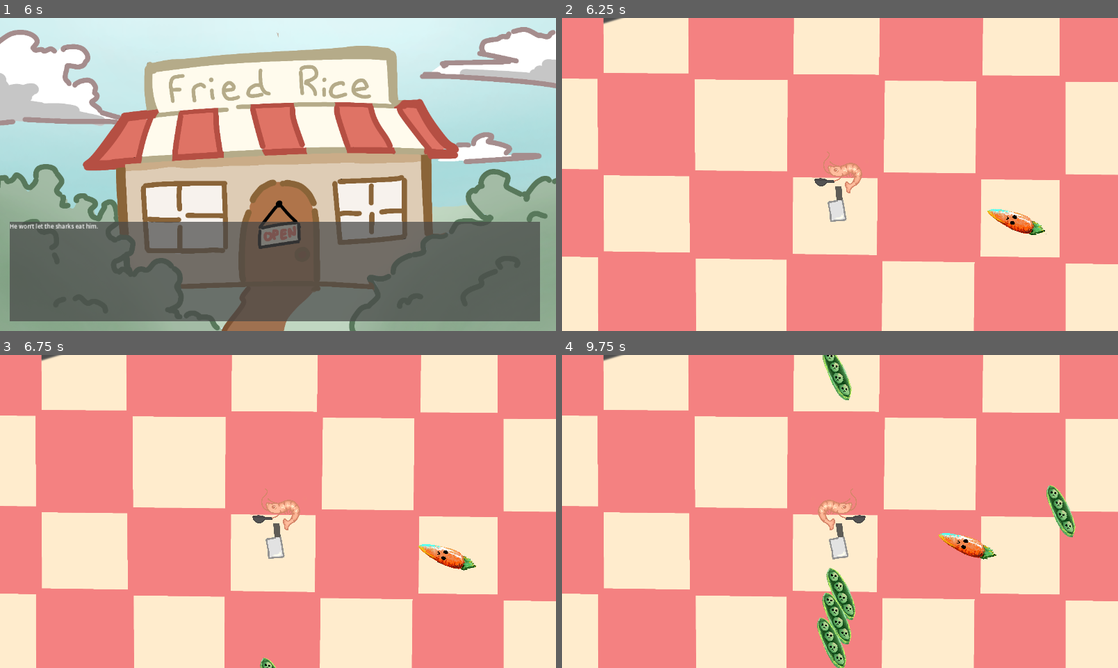
Above: before the commit, frames 1-4 (two rows, left to right).
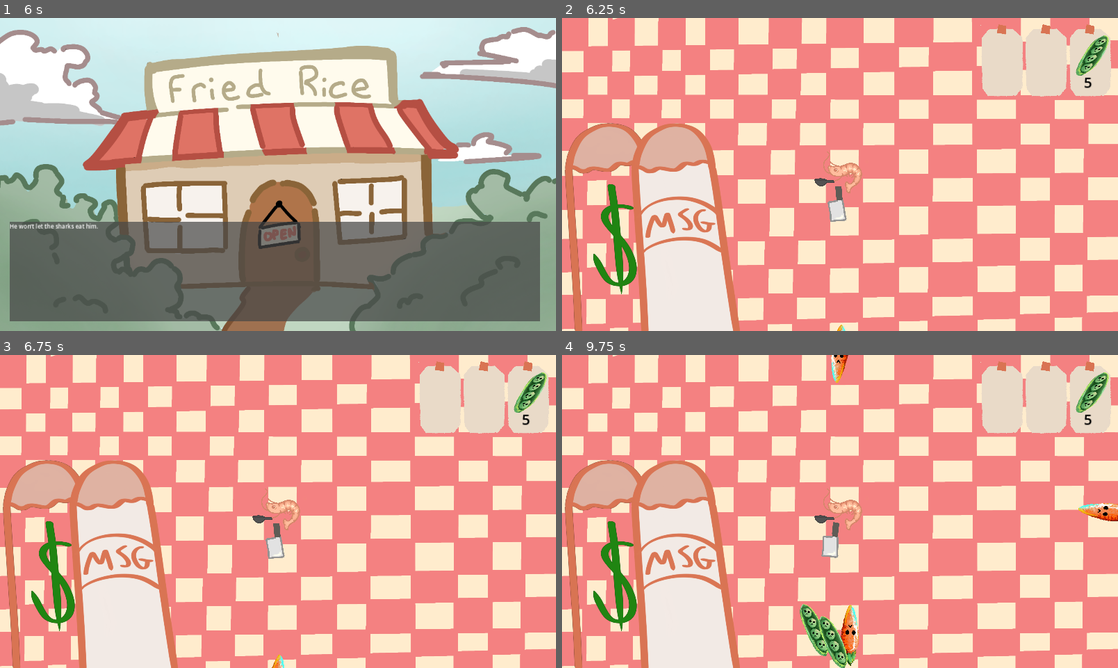
Above: after the commit, the same moments.

Repository: gbtsui/shrimp-fried-rice
Game: Godot game, scene res://VN.tscn
Two runs of this game, one before a commit and one after it. Both use one fixed random seed, a clock stepped at 60 frames per second and the inputs below.
Inputs:
- Up to frame 1 (6 s): tap Enter (ui_accept) at 0.5, 0.77, 1.25, 1.52, 2, 2.75, 3.02, 3.5, 3.77, 4.25, 4.52 s
- Up to frame 2 (6.25 s): tap Enter (ui_accept) at 6.02 s
- Up to frame 3 (6.75 s): no input
- Up to frame 4 (9.75 s): tap Enter (ui_accept) at 6.77, 7.52, 9.02 s

Frame 1 is identical in both runs. In frame 2, 54% of the frame differs, in the area x 0-100%, y 0-100%; in frame 3, 54%; in frame 4, 56%.

Commit message:
things dont work aga

Diff:
--- a/VN.tscn
+++ b/VN.tscn
@@ -40,6 +40,7 @@
 [node name="intothericehut" type="TextureRect" parent="."]
 visible = false
 custom_minimum_size = Vector2(1080, 700)
+layout_mode = 0
 offset_left = -1.0
 offset_top = 4.0
 offset_right = 1941.0
@@ -47,12 +48,14 @@
 texture = ExtResource("3_m2rfp")
 
 [node name="Label" type="Label" parent="."]
+layout_mode = 0
 offset_left = 49.0
 offset_top = 598.0
 offset_right = 771.0
 offset_bottom = 690.0
 
 [node name="RichTextLabel" type="RichTextLabel" parent="."]
+layout_mode = 0
 offset_left = 33.0
 offset_top = 704.0
 offset_right = 1864.0
--- a/scenes/carrot.tscn
+++ b/scenes/carrot.tscn
@@ -3,6 +3,33 @@
 [ext_resource type="PackedScene" uid="uid://tmyggngok3eb" path="res://scenes/enemy.tscn" id="1_psrvq"]
 [ext_resource type="Texture2D" uid="uid://1rcljqryjoox" path="res://assets/carrot.png" id="2_8dfk1"]
 [ext_resource type="Script" path="res://scripts/carrot.gd" id="2_lffdf"]
+
+[sub_resource type="Animation" id="Animation_onsvh"]
+length = 0.001
+tracks/0/type = "value"
+tracks/0/imported = false
+tracks/0/enabled = true
+tracks/0/path = NodePath(".:position")
+tracks/0/interp = 1
+tracks/0/loop_wrap = true
+tracks/0/keys = {
+"times": PackedFloat32Array(0),
+"transitions": PackedFloat32Array(1),
+"update": 0,
+"values": [Vector2(0, 0)]
+}
+tracks/1/type = "value"
+tracks/1/imported = false
+tracks/1/enabled = true
+tracks/1/path = NodePath("../Hurtbox/CollisionShape2D:disabled")
+tracks/1/interp = 1
+tracks/1/loop_wrap = true
+tracks/1/keys = {
+"times": PackedFloat32Array(0),
+"transitions": PackedFloat32Array(1),
+"update": 1,
+"values": [true]
+}
 
 [sub_resource type="Animation" id="Animation_20g2n"]
 resource_name = "attack"
@@ -29,33 +56,6 @@
 "transitions": PackedFloat32Array(1, 1, 1),
 "update": 1,
 "values": [true, false, true]
-}
-
-[sub_resource type="Animation" id="Animation_onsvh"]
-length = 0.001
-tracks/0/type = "value"
-tracks/0/imported = false
-tracks/0/enabled = true
-tracks/0/path = NodePath(".:position")
-tracks/0/interp = 1
-tracks/0/loop_wrap = true
-tracks/0/keys = {
-"times": PackedFloat32Array(0),
-"transitions": PackedFloat32Array(1),
-"update": 0,
-"values": [Vector2(0, 0)]
-}
-tracks/1/type = "value"
-tracks/1/imported = false
-tracks/1/enabled = true
-tracks/1/path = NodePath("../Hurtbox/CollisionShape2D:disabled")
-tracks/1/interp = 1
-tracks/1/loop_wrap = true
-tracks/1/keys = {
-"times": PackedFloat32Array(0),
-"transitions": PackedFloat32Array(1),
-"update": 1,
-"values": [true]
 }
 
 [sub_resource type="AnimationLibrary" id="AnimationLibrary_rwf1b"]
--- a/scenes/overlay.tscn
+++ b/scenes/overlay.tscn
@@ -1,10 +1,14 @@
-[gd_scene load_steps=6 format=3 uid="uid://djvoqyul6vtl3"]
+[gd_scene load_steps=10 format=3 uid="uid://djvoqyul6vtl3"]
 
 [ext_resource type="Texture2D" uid="uid://dg02wkqak4okh" path="res://assets/receipt taped.png" id="1_01ypv"]
+[ext_resource type="Script" path="res://scripts/overlay.gd" id="1_vqcpi"]
 [ext_resource type="Texture2D" uid="uid://ba01cjsx85y5m" path="res://assets/soy sauce.png" id="2_vtu2a"]
 [ext_resource type="Texture2D" uid="uid://w81sr5g8flf7" path="res://assets/calendar.png" id="3_r7n6l"]
 [ext_resource type="Texture2D" uid="uid://ckvr81c473ty8" path="res://assets/Pea/Untitled_Artwork-4.png" id="3_yg6k6"]
 [ext_resource type="Texture2D" uid="uid://bngbjc63351a4" path="res://assets/clock.png" id="4_3etg8"]
+[ext_resource type="Texture2D" uid="uid://dmxcqky6m73to" path="res://assets/money pleas ei need money.png" id="6_00iv1"]
+[ext_resource type="Texture2D" uid="uid://bq0f36et6rbr4" path="res://assets/msg_outer.png" id="8_50pon"]
+[ext_resource type="Texture2D" uid="uid://ctyvtj73uln8u" path="res://assets/msg_inner.png" id="9_o1rt1"]
 
 [node name="Overlay" type="Control"]
 layout_mode = 3
@@ -13,8 +17,10 @@
 anchor_bottom = 1.0
 grow_horizontal = 2
 grow_vertical = 2
+script = ExtResource("1_vqcpi")
 
 [node name="HBoxContainer" type="HBoxContainer" parent="."]
+visible = false
 layout_mode = 1
 anchors_preset = 3
 anchor_left = 1.0
@@ -60,16 +66,6 @@
 grow_horizontal = 0
 alignment = 2
 
-[node name="TextureRect" type="TextureRect" parent="HBoxContainer2"]
-layout_mode = 2
-texture = ExtResource("1_01ypv")
-expand_mode = 3
-
-[node name="TextureRect2" type="TextureRect" parent="HBoxContainer2"]
-layout_mode = 2
-texture = ExtResource("1_01ypv")
-expand_mode = 3
-
 [node name="TextureRect3" type="TextureRect" parent="HBoxContainer2"]
 layout_mode = 2
 texture = ExtResource("1_01ypv")
@@ -110,6 +106,7 @@
 text = "5"
 
 [node name="TextureRect2" type="TextureRect" parent="."]
+visible = false
 layout_mode = 0
 offset_right = 323.0
 offset_bottom = 328.0
@@ -129,6 +126,7 @@
 text = "1"
 
 [node name="TextureRect" type="TextureRect" parent="."]
+visible = false
 layout_mode = 0
 offset_left = 282.0
 offset_top = -6.0
@@ -137,3 +135,33 @@
 texture = ExtResource("4_3etg8")
 expand_mode = 3
 flip_v = true
+
+[node name="TextureProgressBar" type="TextureProgressBar" parent="."]
+layout_mode = 1
+anchors_preset = 2
+anchor_top = 1.0
+anchor_bottom = 1.0
+offset_top = -740.0
+offset_right = 392.0
+grow_vertical = 0
+max_value = 5.0
+value = 5.0
+fill_mode = 3
+texture_under = ExtResource("6_00iv1")
+texture_progress = ExtResource("6_00iv1")
+tint_under = Color(0, 0, 0, 1)
+
+[node name="MSGBar" type="TextureProgressBar" parent="."]
+layout_mode = 1
+anchors_preset = 2
+anchor_top = 1.0
+anchor_bottom = 1.0
+offset_left = 229.0
+offset_top = -740.0
+offset_right = 621.0
+grow_vertical = 0
+max_value = 5.0
+value = 5.0
+fill_mode = 3
+texture_over = ExtResource("8_50pon")
+texture_progress = ExtResource("9_o1rt1")
--- /dev/null
+++ b/scripts/overlay.gd
@@ -0,0 +1,5 @@
+extends Control
+
+func _process(delta):
+	$TextureProgressBar.value = get_node("../../../HealthManager").hp
+	$MSGBar.value = get_node("../../../PocketMSGManager").heldMSG
--- /dev/null
+++ b/scripts/soy_sauce_guzzling_manager.gd
@@ -0,0 +1,2 @@
+extends Node
+class_name SoySauceGuzzlingManager
--- a/scripts/timekeeper.gd
+++ b/scripts/timekeeper.gd
@@ -5,12 +5,13 @@
 
 @export var starting_time = 120
 var time_left
-var infinite_mode: bool = false
+var infinite_mode: bool = true
 
 func _ready():
 	if !infinite_mode: time_left = starting_time
 
 func _process(delta: float) -> void:
-	time_left -= delta
-	if time_left <= 0:
-		get_tree().root.get_node("Root/GameStateManager")
+	if !infinite_mode:
+		time_left -= delta
+		if time_left <= 0:
+			get_tree().root.get_node("Root/GameStateManager")
--- a/scripts/wave_manager.gd
+++ b/scripts/wave_manager.gd
@@ -3,7 +3,8 @@
 class_name WaveManager
 
 const enemies: Dictionary = {
-	"pea": preload("res://scenes/pea.tscn")
+	"pea": preload("res://scenes/pea.tscn"),
+	"carrot": preload("res://scenes/carrot.tscn")
 }
 
 @export var enemyLimit = 5
--- a/world.tscn
+++ b/world.tscn
@@ -1,7 +1,8 @@
-[gd_scene load_steps=23 format=3 uid="uid://blea2gg8sfq77"]
-
-[ext_resource type="Texture2D" uid="uid://hm1jhjredype" path="res://assets/background .png" id="1_r167m"]
+[gd_scene load_steps=26 format=3 uid="uid://blea2gg8sfq77"]
+
+[ext_resource type="Texture2D" uid="uid://d15t14idww00o" path="res://assets/new background yessir.png" id="1_o7lwj"]
 [ext_resource type="Script" path="res://scripts/player.gd" id="2_2mmbc"]
+[ext_resource type="PackedScene" uid="uid://djvoqyul6vtl3" path="res://scenes/overlay.tscn" id="3_2ipbq"]
 [ext_resource type="PackedScene" uid="uid://ye8thihf6typ" path="res://scenes/flashyflash.tscn" id="3_7jt8k"]
 [ext_resource type="Script" path="res://scripts/flashyflash_but_canvaslayer.gd" id="3_fvtr4"]
 [ext_resource type="Script" path="res://scripts/health_manager.gd" id="5_3hgnr"]
@@ -9,10 +10,11 @@
 [ext_resource type="Texture2D" uid="uid://behkc6y0k8yo6" path="res://assets/got a glock wit a ruler clip.png" id="5_j4o6i"]
 [ext_resource type="Script" path="res://scripts/death_manager.gd" id="6_jsb6b"]
 [ext_resource type="Script" path="res://player_state_manager.gd" id="7_gawbx"]
+[ext_resource type="Texture2D" uid="uid://ba01cjsx85y5m" path="res://assets/soy sauce.png" id="7_vq0yb"]
 [ext_resource type="Script" path="res://scripts/pocket_msg_manager.gd" id="9_3x0cf"]
 [ext_resource type="Script" path="res://scripts/kill_manager.gd" id="12_skmim"]
+[ext_resource type="Script" path="res://scripts/soy_sauce_guzzling_manager.gd" id="13_4m1y3"]
 [ext_resource type="Script" path="res://scripts/wave_manager.gd" id="13_o54qq"]
-[ext_resource type="PackedScene" uid="uid://cf7nnl7p1pex7" path="res://scenes/carrot.tscn" id="13_oaw6k"]
 [ext_resource type="Script" path="res://scripts/timekeeper.gd" id="14_8x3vt"]
 
 [sub_resource type="ParticleProcessMaterial" id="ParticleProcessMaterial_xtgva"]
@@ -64,6 +66,54 @@
 "update": 1,
 "values": [true]
 }
+tracks/2/type = "value"
+tracks/2/imported = false
+tracks/2/enabled = true
+tracks/2/path = NodePath("CanvasLayer/Sprite2D/SoySauce/ILoveSoylent:visible")
+tracks/2/interp = 1
+tracks/2/loop_wrap = true
+tracks/2/keys = {
+"times": PackedFloat32Array(0),
+"transitions": PackedFloat32Array(1),
+"update": 1,
+"values": [false]
+}
+tracks/3/type = "value"
+tracks/3/imported = false
+tracks/3/enabled = true
+tracks/3/path = NodePath("CanvasLayer/Sprite2D/SoySauce/ILoveSoylent:position")
+tracks/3/interp = 1
+tracks/3/loop_wrap = true
+tracks/3/keys = {
+"times": PackedFloat32Array(0),
+"transitions": PackedFloat32Array(1),
+"update": 0,
+"values": [Vector2(-7.99999, -2)]
+}
+tracks/4/type = "value"
+tracks/4/imported = false
+tracks/4/enabled = true
+tracks/4/path = NodePath("CanvasLayer/Sprite2D/SoySauce/ILoveSoylent:scale")
+tracks/4/interp = 1
+tracks/4/loop_wrap = true
+tracks/4/keys = {
+"times": PackedFloat32Array(0),
+"transitions": PackedFloat32Array(1),
+"update": 0,
+"values": [Vector2(0.15, 0.15)]
+}
+tracks/5/type = "value"
+tracks/5/imported = false
+tracks/5/enabled = true
+tracks/5/path = NodePath("CanvasLayer/Sprite2D/SoySauce/ILoveSoylent:rotation")
+tracks/5/interp = 1
+tracks/5/loop_wrap = true
+tracks/5/keys = {
+"times": PackedFloat32Array(0),
+"transitions": PackedFloat32Array(1),
+"update": 0,
+"values": [1.23918]
+}
 
 [sub_resource type="Animation" id="Animation_ydrjf"]
 resource_name = "attack"
@@ -98,11 +148,63 @@
 length = 0.1
 loop_mode = 1
 
+[sub_resource type="Animation" id="Animation_a7spi"]
+resource_name = "drink"
+tracks/0/type = "value"
+tracks/0/imported = false
+tracks/0/enabled = true
+tracks/0/path = NodePath("CanvasLayer/Sprite2D/SoySauce/ILoveSoylent:visible")
+tracks/0/interp = 1
+tracks/0/loop_wrap = true
+tracks/0/keys = {
+"times": PackedFloat32Array(0, 0.0333333, 1),
+"transitions": PackedFloat32Array(1, 1, 1),
+"update": 1,
+"values": [false, true, false]
+}
+tracks/1/type = "value"
+tracks/1/imported = false
+tracks/1/enabled = true
+tracks/1/path = NodePath("CanvasLayer/Sprite2D/SoySauce/ILoveSoylent:position")
+tracks/1/interp = 1
+tracks/1/loop_wrap = true
+tracks/1/keys = {
+"times": PackedFloat32Array(0.0333333, 0.266667, 0.566667, 0.666667),
+"transitions": PackedFloat32Array(1, 1, 1, 1),
+"update": 0,
+"values": [Vector2(-7.99999, -2), Vector2(-113, -16), Vector2(-113, -16), Vector2(-110, -83)]
+}
+tracks/2/type = "value"
+tracks/2/imported = false
+tracks/2/enabled = true
+tracks/2/path = NodePath("CanvasLayer/Sprite2D/SoySauce/ILoveSoylent:scale")
+tracks/2/interp = 1
+tracks/2/loop_wrap = true
+tracks/2/keys = {
+"times": PackedFloat32Array(0.0333333, 0.266667, 0.666667, 1),
+"transitions": PackedFloat32Array(1, 1, 1, 1),
+"update": 0,
+"values": [Vector2(0.15, 0.15), Vector2(0.25, 0.25), Vector2(0.25, 0.25), Vector2(1e-05, 1e-05)]
+}
+tracks/3/type = "value"
+tracks/3/imported = false
+tracks/3/enabled = true
+tracks/3/path = NodePath("CanvasLayer/Sprite2D/SoySauce/ILoveSoylent:rotation")
+tracks/3/interp = 1
+tracks/3/loop_wrap = true
+tracks/3/keys = {
+"times": PackedFloat32Array(0.566667, 0.666667),
+"transitions": PackedFloat32Array(1, 1),
+"update": 0,
+"values": [1.23918, 1.59349]
+}
+
 [sub_resource type="AnimationLibrary" id="AnimationLibrary_8a5nn"]
 _data = {
 "RESET": SubResource("Animation_bntka"),
 "attack": SubResource("Animation_ydrjf"),
-"death": SubResource("Animation_clai4")
+"death": SubResource("Animation_clai4"),
+"drink": SubResource("Animation_a7spi")
 }
 
 [sub_resource type="WorldBoundaryShape2D" id="WorldBoundaryShape2D_uli3x"]
@@ -111,7 +213,7 @@
 [node name="Root" type="Node2D"]
 
 [node name="Sprite2D" type="Sprite2D" parent="."]
-texture = ExtResource("1_r167m")
+texture = ExtResource("1_o7lwj")
 
 [node name="Player" type="CharacterBody2D" parent="."]
 script = ExtResource("2_2mmbc")
@@ -123,12 +225,24 @@
 [node name="CanvasLayer" type="CanvasLayer" parent="Player/CanvasLayer"]
 layer = 0
 
+[node name="Overlay" parent="Player/CanvasLayer/CanvasLayer" instance=ExtResource("3_2ipbq")]
+
 [node name="Control" parent="Player/CanvasLayer/CanvasLayer" instance=ExtResource("3_7jt8k")]
 visible = false
 
 [node name="Sprite2D" type="Sprite2D" parent="Player/CanvasLayer"]
 scale = Vector2(0.1, 0.1)
 texture = ExtResource("5_4fdh7")
+
+[node name="SoySauce" type="Node2D" parent="Player/CanvasLayer/Sprite2D"]
+scale = Vector2(10, 10)
+
+[node name="ILoveSoylent" type="Sprite2D" parent="Player/CanvasLayer/Sprite2D/SoySauce"]
+visible = false
+position = Vector2(-7.99999, -2)
+rotation = 1.23918
+scale = Vector2(0.15, 0.15)
+texture = ExtResource("7_vq0yb")
 
 [node name="GPUParticles2D" type="GPUParticles2D" parent="Player/CanvasLayer"]
 modulate = Color(0, 0, 0, 1)
@@ -176,6 +290,9 @@
 [node name="PocketMSGManager" type="Node2D" parent="Player"]
 script = ExtResource("9_3x0cf")
 
+[node name="SoySauceGuzzlingManager" type="Node" parent="Player"]
+script = ExtResource("13_4m1y3")
+
 [node name="KillManager" type="Node" parent="."]
 script = ExtResource("12_skmim")
 
@@ -209,9 +326,6 @@
 shape = SubResource("WorldBoundaryShape2D_uli3x")
 one_way_collision = true
 
-[node name="Enemy" parent="boundaries" instance=ExtResource("13_oaw6k")]
-position = Vector2(643, 170)
-
 [node name="SpawnPoint1" type="Node2D" parent="."]
 position = Vector2(1135, 0)
 
Binary file added: assets/money pleas ei need money.png
Not shown, added: assets/money pleas ei need money.png.import
Binary file added: assets/msg_inner.png
Not shown, added: assets/msg_inner.png.import
Binary file added: assets/msg_outer.png
Not shown, added: assets/msg_outer.png.import
Binary file added: assets/new background yessir.png
Not shown, added: assets/new background yessir.png.import
Not shown, added: drafts/.~lock.idk what to even name ts.odt#
